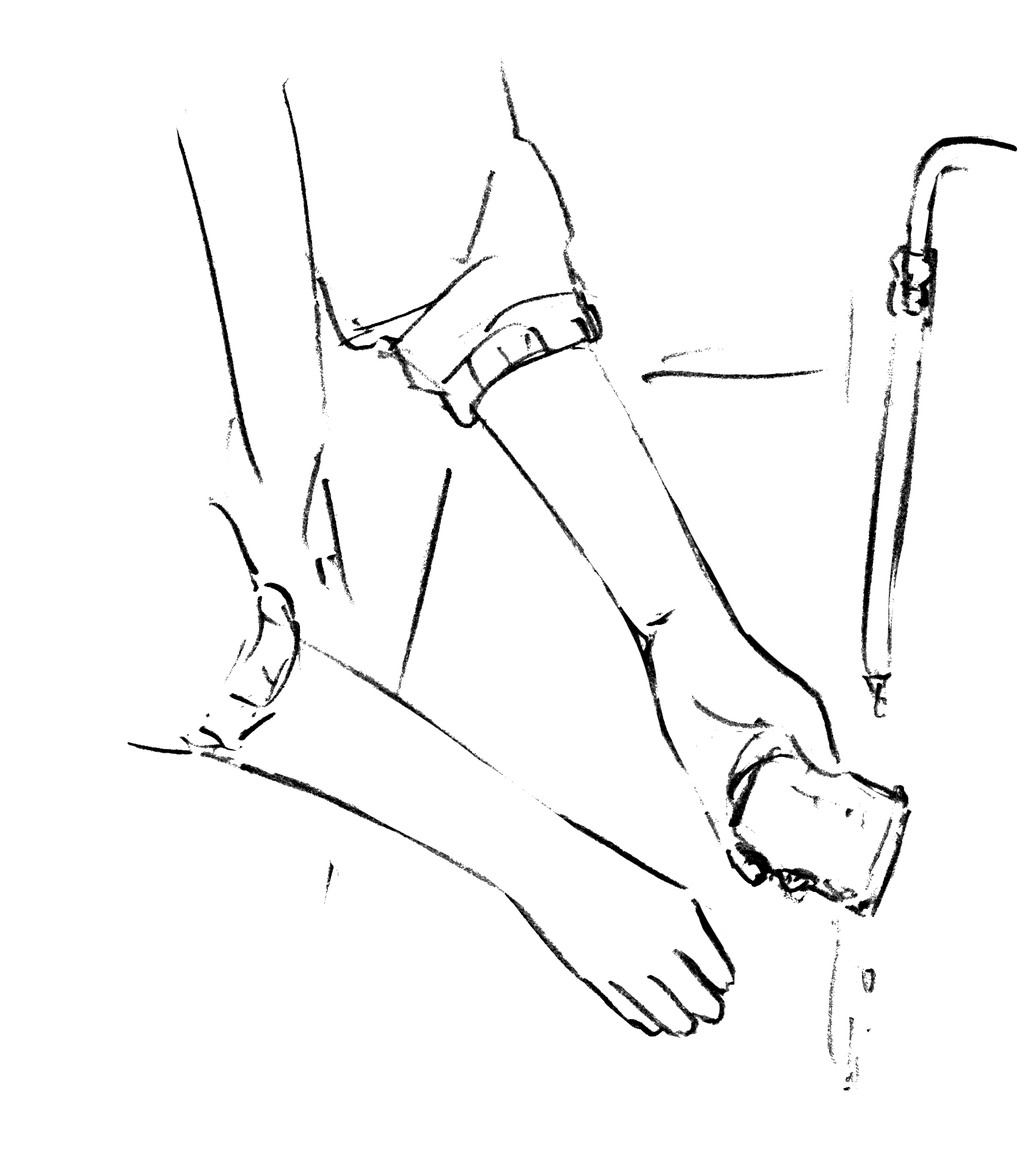
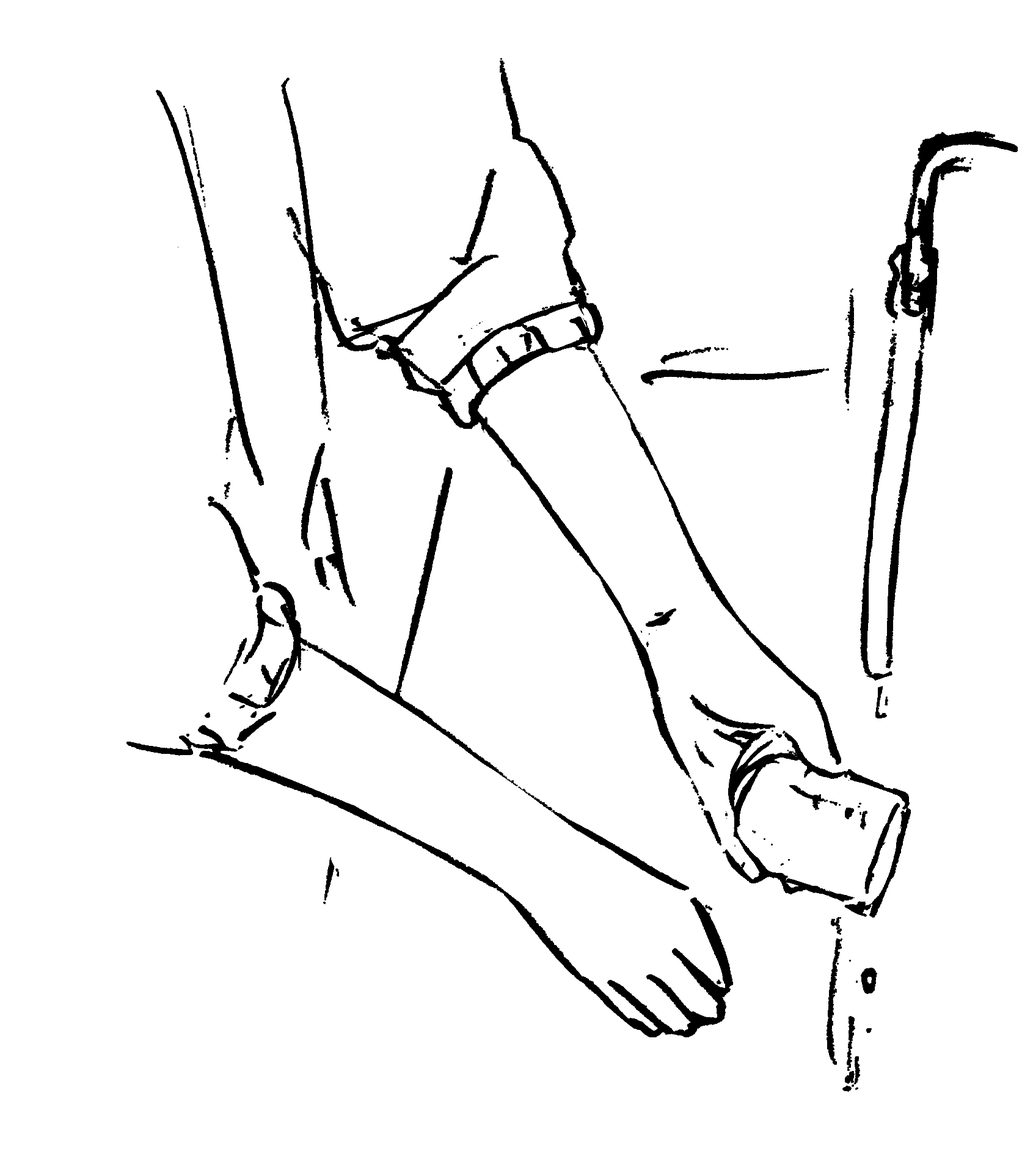
The second 1033x1165 image is a revision of the first. Changes to its layers:
showed "レイヤー 1" over (x1=127, y1=58, x2=1018, y2=1092)
hid "レイヤー 2" over (x1=126, y1=58, x2=1018, y2=1092)
